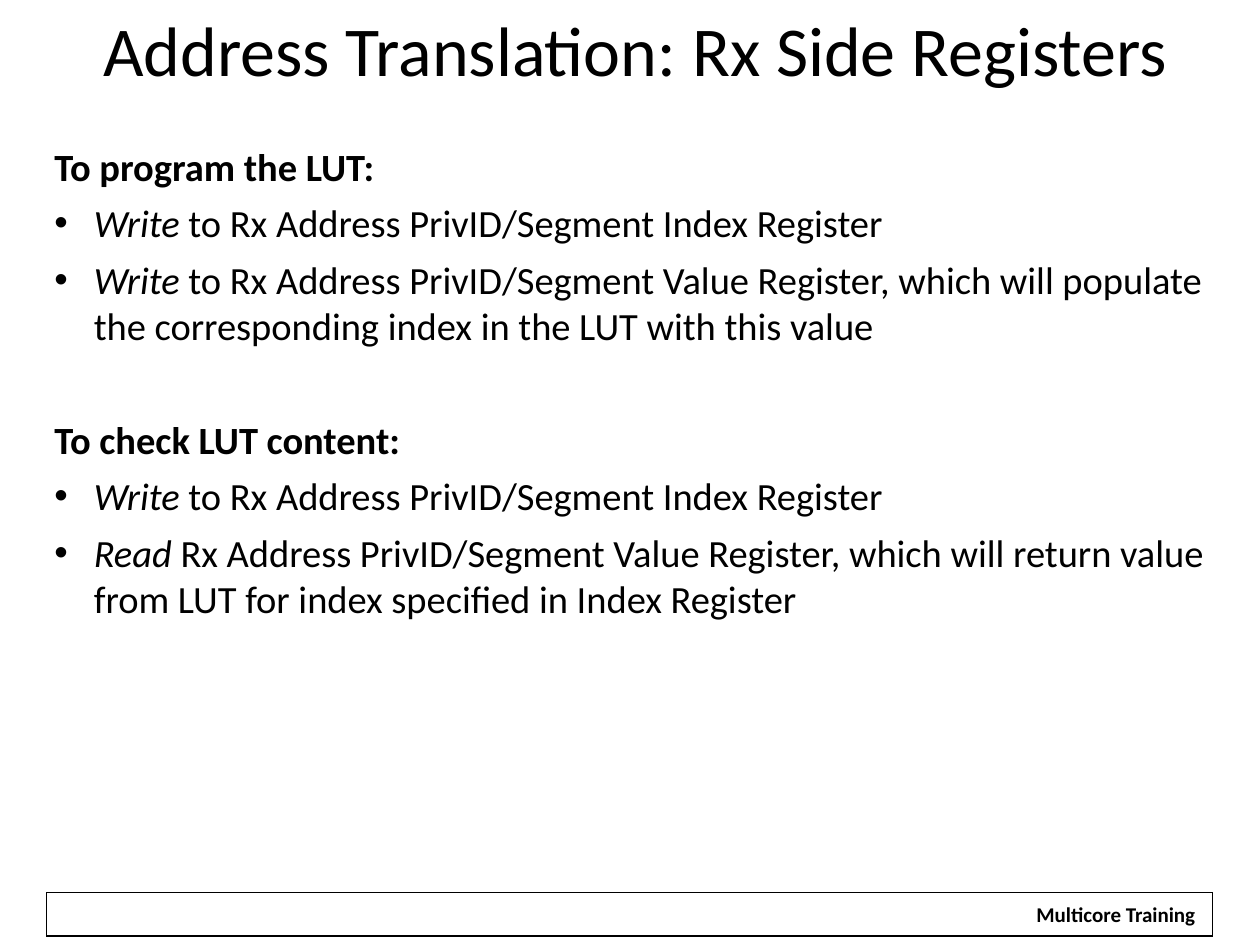
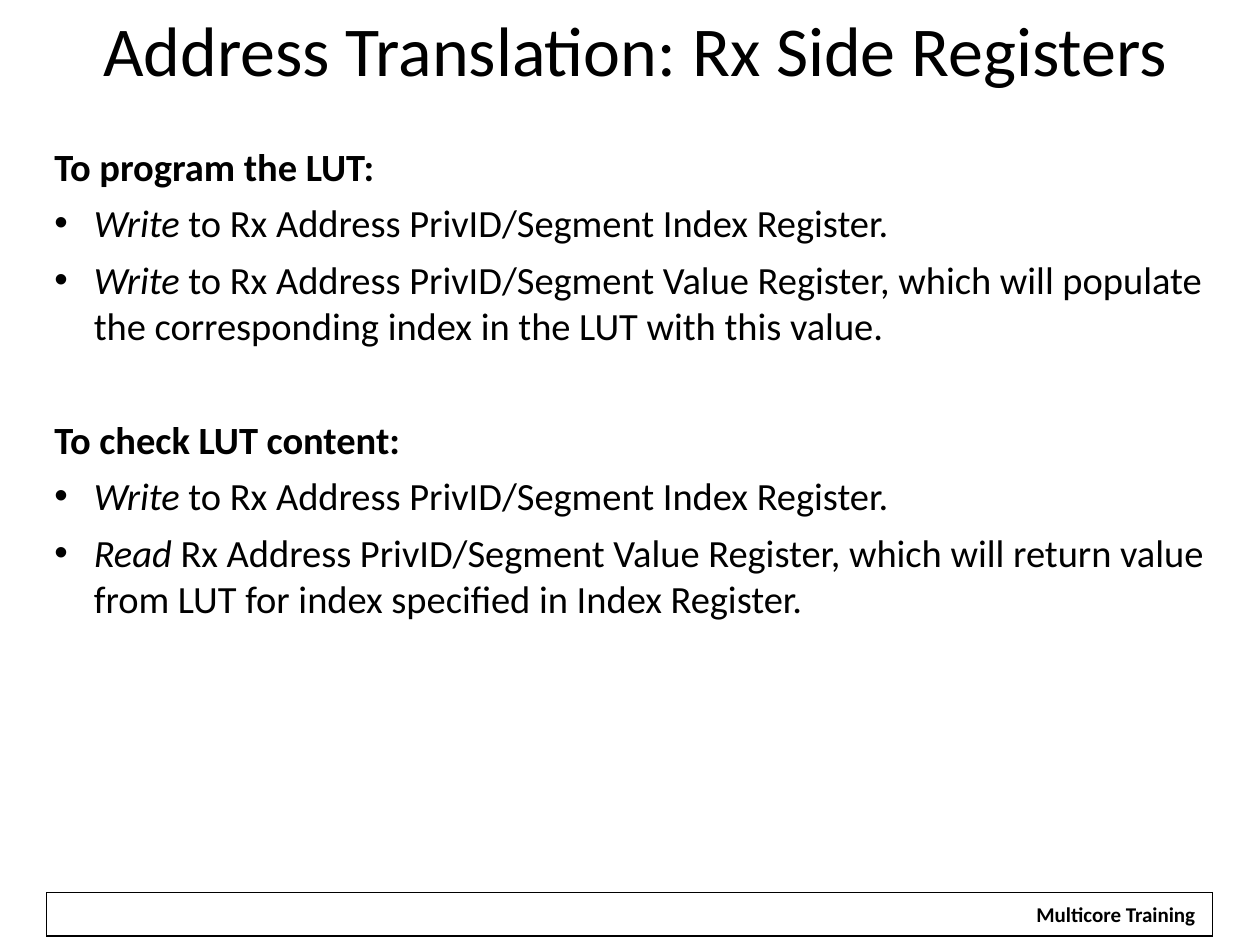
Before and after one commit to hari1989/keystone-workshop, a slide deck: slide 44 of slides/Intro to Hyperlink.pptx (slide 42 before the commit). Drawn at 1260x945 pixels with LibreOffice and Linux fonts; fonts in the diff are those of the drawing; background and template pictures are left out. Boxes give left, top, right and bottom in pixels: in the first picture for what was removed or moved away, otherwise in the second. Text is boxed around its words. In the diff, an @@ line names an element or a change of style, - is before the commit and + after.

```diff
--- a/slides/Intro to Hyperlink.pptx
+++ b/slides/Intro to Hyperlink.pptx
@@ text at [94,210,1201,347]: text changed @@
-• Write to Rx Address PrivID/Segment Index Register
-• Write to Rx Address PrivID/Segment Value Register, which will populate the corresponding index in the LUT with this value
+• Write to Rx Address PrivID/Segment Index Register.
+• Write to Rx Address PrivID/Segment Value Register, which will populate the corresponding index in the LUT with this value.
@@ text at [94,483,1203,620]: text changed @@
-• Write to Rx Address PrivID/Segment Index Register
-• Read Rx Address PrivID/Segment Value Register, which will return value from LUT for index specified in Index Register
+• Write to Rx Address PrivID/Segment Index Register.
+• Read Rx Address PrivID/Segment Value Register, which will return value from LUT for index specified in Index Register.
```
Also in this commit, not shown: 45 other slides changed, 3 slides added, 1 slide removed.
